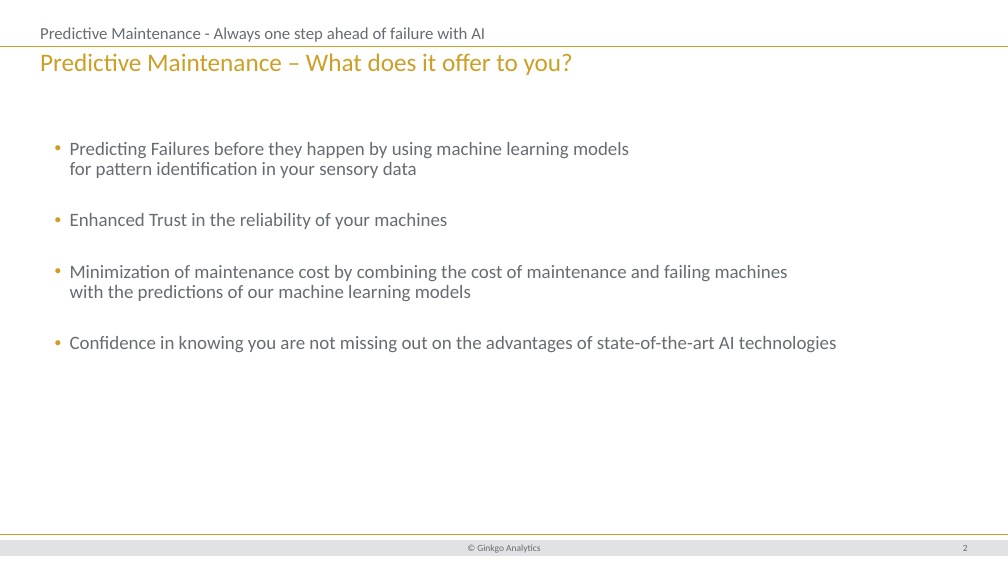
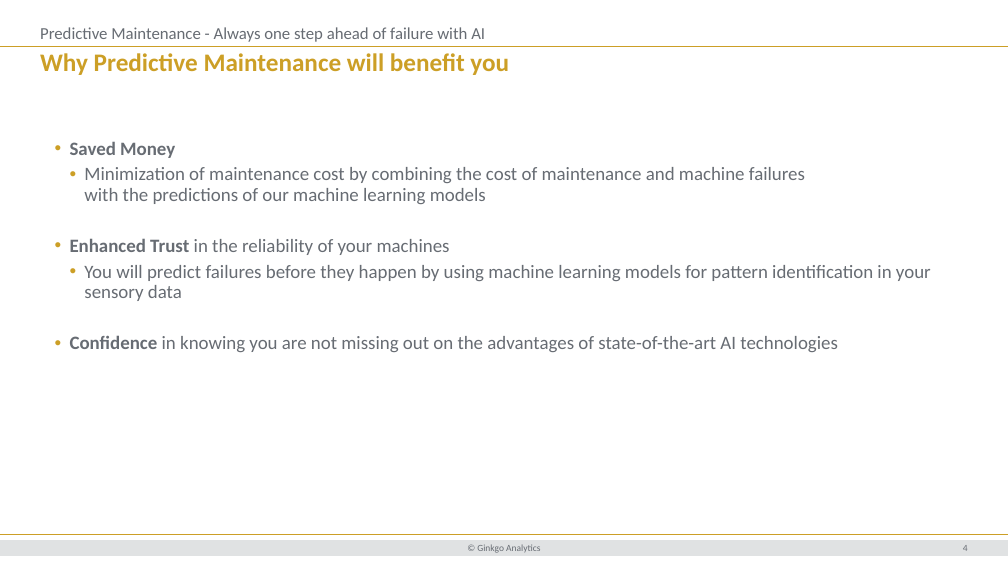
Before and after one commit to LukasKaspras/ginkgo_datacase_interview, a slide deck: slide 4 of reports/ds_presentation.pptx (slide 2 before the commit). Drawn at 1008x567 pixels with LibreOffice and Linux fonts; fonts in the diff are those of the drawing; background and template pictures are left out. Boxes give left, top, right and bottom in pixels: in the first picture for what was removed or moved away, otherwise in the second. Text is boxed around its words. In the diff, an @@ line names an element or a change of style, - is before the commit and + after.

```diff
--- a/reports/ds_presentation.pptx
+++ b/reports/ds_presentation.pptx
@@ title at (x1=40, y1=53, x2=509, y2=75): text changed; bold on @@
-Predictive Maintenance – What does it offer to you?
+Why Predictive Maintenance will benefit you
@@ text at (x1=70, y1=141, x2=805, y2=204): text changed @@
-  • Predicting Failures before they happen by using machine learning models
-    for pattern identification in your sensory data
+  • Saved Money
+    • Minimization of maintenance cost by combining the cost of maintenance and machine failures
+      with the predictions of our machine learning models
@@ text at (x1=70, y1=238, x2=838, y2=352): bold on in "Enhanced Trust", "Confidence" @@
@@ text at (x1=84, y1=265, x2=931, y2=301): text changed @@
-  • Minimization of maintenance cost by combining the cost of maintenance and failing machines
-    with the predictions of our machine learning models
+    • You will predict failures before they happen by using machine learning models for pattern identification in your sensory data
```
Also in this commit, not shown: 7 other slides changed, 3 slides added, 1 slide removed, 1 other file.
